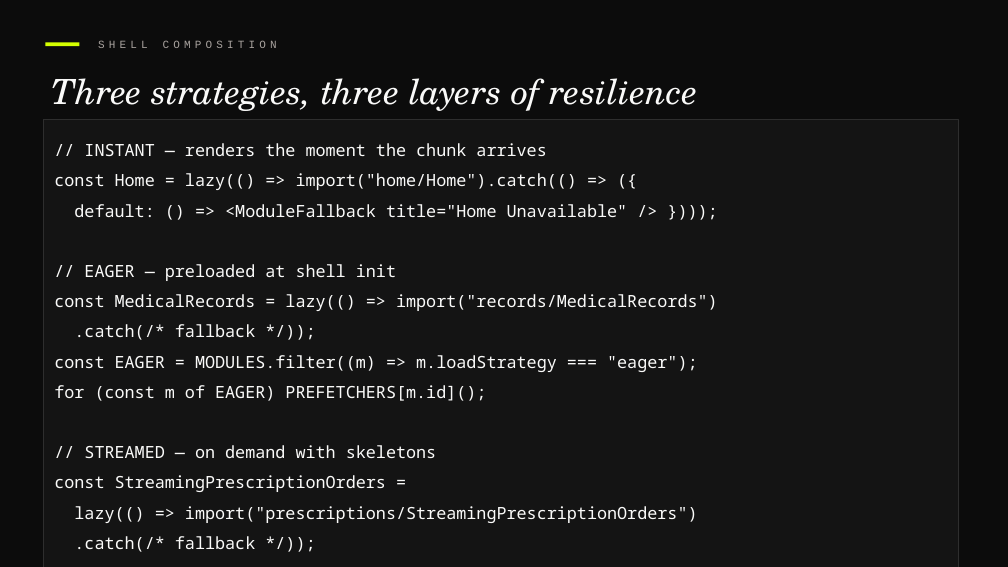
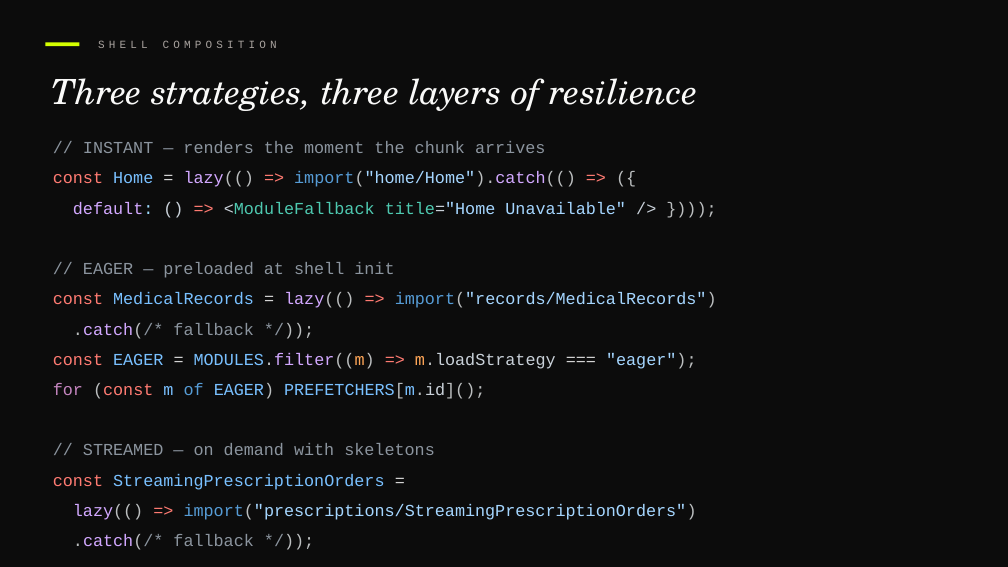
Before and after one commit to devlinduldulao/module-federation-demo, a slide deck: slide 19 of presentation/module-federation.pptx. Drawn at 1008x567 pixels with LibreOffice and Linux fonts; fonts in the diff are those of the drawing. Boxes give left, top, right and bottom in pixels: in the first picture for what was removed or moved away, otherwise in the second. Text is boxed around its words. In the diff, an @@ line names an element or a change of style, - is before the commit and + after.

```diff
--- a/presentation/module-federation.pptx
+++ b/presentation/module-federation.pptx
@@ text "// INSTANT — renders the ...": place and size @@
-text "// INSTANT — renders the ..." at (44, 119, 959, 567)
+text "// INSTANT — renders the ..." at (53, 141, 717, 550)
@@ text "// INSTANT — renders the ..." at (53, 141, 717, 550): font Noto Sans Mono to Courier New; text colour #FAFAF9 to #8B949E in "// INSTANT — renders the moment the ...", "// EAGER — preloaded at shell init", ".catch(/* fallback */));", "// STREAMED — on demand with skeletons" and 1 more places; text colour #FAFAF9 to #FF7B72 in "const => =>", "=>", "const =>", "const =>" and 3 more places; text colour #FAFAF9 to #79C0FF in "Home", "MedicalRecords", "EAGER MODULES.filter((m)", "m EAGER) PREFETCHERS[m.id]();" and 1 more places; text colour #FAFAF9 to #D4D4D4 in "=", "=", "= ===", "="; text colour #FAFAF9 to #D2A8FF in "lazy(() import("home/Home").catch(()", "default:", "lazy(()", ".catch(/*" and 3 more places; text colour #FAFAF9 to #BBBEBF in "lazy(() import("home/Home").catch(() ({", "})));", "lazy(() import("records/MedicalRecords")", ".catch(/* */));" and 4 more places; text colour #FAFAF9 to #569CD6 in "import("home/Home").catch(()", "import("records/MedicalRecords")", "of", "import("prescriptions/StreamingPrescriptionOrders")"; text colour #FAFAF9 to #A5D6FF in "import("home/Home").catch(()", "title="Home Unavailable"", "import("records/MedicalRecords")", ""eager");" and 1 more places; text colour #FAFAF9 to #9CDCFE in "default:"; text colour #FAFAF9 to #C9D1D9 in "() <ModuleFallback title="Home />", "m.loadStrategy", "PREFETCHERS[m.id]();"; text colour #FAFAF9 to #4EC9B0 in "<ModuleFallback title="Home"; text colour #FAFAF9 to #FFA657 in "MODULES.filter((m) m.loadStrategy"; text colour #FAFAF9 to #C586C0 in "for"; fill #141414 to none; outline #2E2E2E 0.75 pt to none @@
```
Also in this commit, not shown: 15 other slides changed, 1 slide removed.
